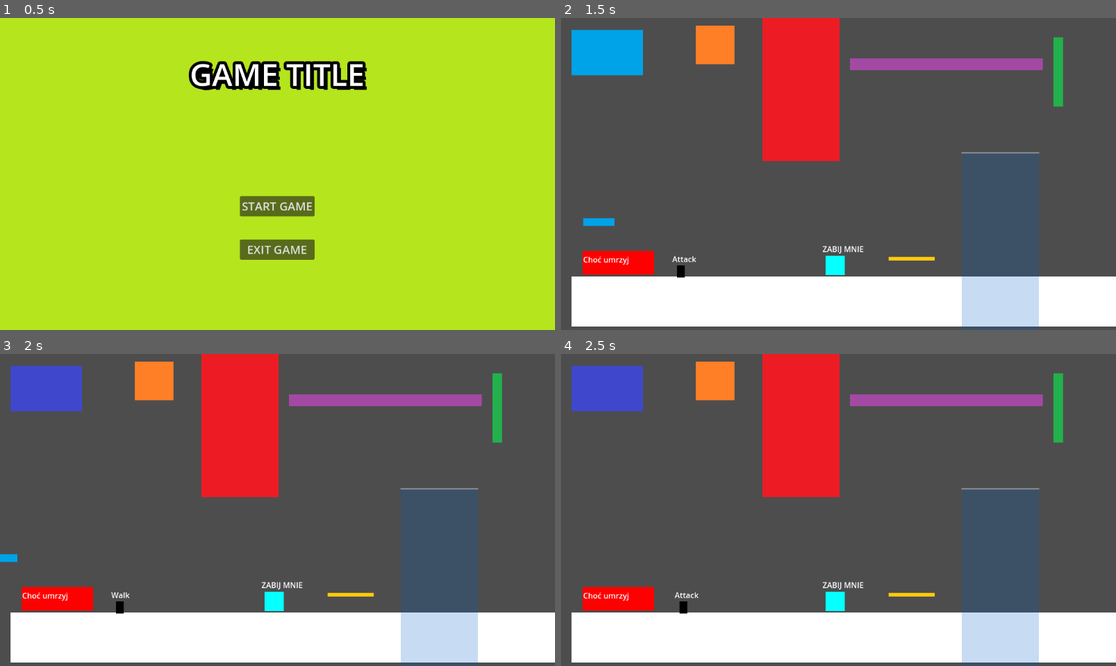
Above: before the commit, frames 1-4 (two rows, left to right).
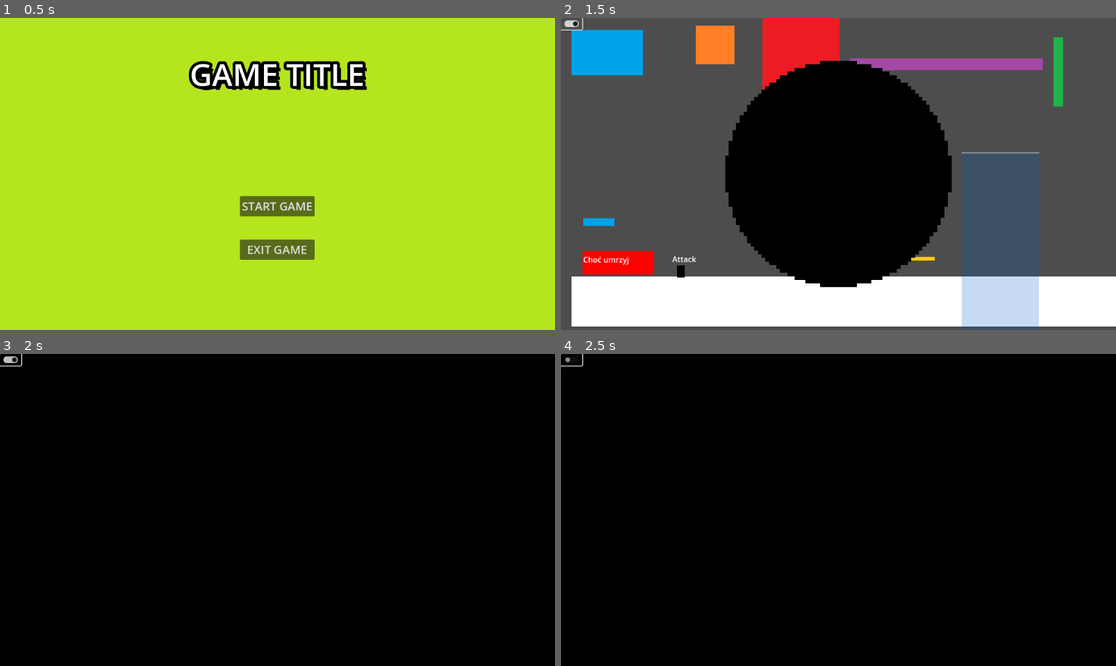
Above: after the commit, the same moments.

Repository: JohnnyArachnid/GameJam2024
Game: Godot game, scene res://nodes/main/main.tscn
Two runs of this game, one before a commit and one after it. Both use one fixed random seed, a clock stepped at 60 frames per second and the inputs below.
Inputs (mouse positions are in pixels of both pictures, inside the frame that each line leads up to):
- Up to frame 1 (0.5 s): no input
- Up to frame 2 (1.5 s): click "START GAME" at 0.5 s; click (572, 24) at 1.27 s
- Up to frame 3 (2 s): no input
- Up to frame 4 (2.5 s): move the mouse to (960, 494) at 2.02 s; press the mouse at (960, 494) at 2.03 s; hold D (move_right) from 2.03 s (still down); tap Space (jump) at 2.27 s

Frame 1 is identical in both runs. In frame 2, 23% of the frame differs, in the area x 0-71%, y 0-87%; in frame 3, 100%; in frame 4, 100%, in the area x 0-100%, y 0-100%.

Commit message:
Working Transitioner

Diff:
--- /dev/null
+++ b/nodes/UI/Transitioner/TransitionButton.gd
@@ -0,0 +1,18 @@
+extends CheckButton
+
+signal transition_finished
+
+@export var transitioner : Transitioner
+
+func _ready():
+	transitioner.animation_finished.connect(on_animation_finished)
+
+func on_animation_finished():
+	transition_finished.emit()
+
+func _on_toggled(toggled_on):
+	print(toggled_on)
+	if(toggled_on):
+		transitioner.set_new_animation_playing(transitioner.end_lvl_anim)
+	else:
+		transitioner.set_new_animation_playing(transitioner.start_lvl_anim)
--- /dev/null
+++ b/nodes/UI/Transitioner/transButton.tscn
@@ -0,0 +1,10 @@
+[gd_scene load_steps=2 format=3 uid="uid://cpcoh4boli6u6"]
+
+[ext_resource type="Script" path="res://nodes/UI/Transitioner/TransitionButton.gd" id="1_e4xye"]
+
+[node name="CheckButton" type="CheckButton"]
+offset_right = 44.0
+offset_bottom = 24.0
+script = ExtResource("1_e4xye")
+
+[connection signal="toggled" from="." to="." method="_on_toggled"]
--- /dev/null
+++ b/nodes/UI/Transitioner/transitioner.gd
@@ -0,0 +1,26 @@
+extends Control
+
+class_name Transitioner
+
+signal animation_finished
+
+@export var end_lvl_anim : String = "fade_out"
+@export var start_lvl_anim : String = "fade_in"
+
+@onready var animation_tex : TextureRect = $TextureRect
+@onready var animation_player : AnimationPlayer = $AnimationPlayer
+
+func _ready():
+	animation_tex.visible = false
+
+func set_new_animation_playing(animation_name):
+	var delta: float = animation_player.current_animation_position
+	var anim_length: float = animation_player.current_animation_length
+	animation_player.play(animation_name)
+	animation_player.advance(anim_length - delta)
+
+func switch_animation(fade_out):
+	set_new_animation_playing(end_lvl_anim) if fade_out else set_new_animation_playing(start_lvl_anim)
+
+func _on_fade_out_animation_finished():
+	animation_finished.emit()
--- /dev/null
+++ b/nodes/UI/Transitioner/transitioner.tscn
@@ -0,0 +1,119 @@
+[gd_scene load_steps=7 format=3 uid="uid://crsfn8cuddk1j"]
+
+[ext_resource type="Script" path="res://nodes/UI/Transitioner/transitioner.gd" id="1_b838c"]
+
+[sub_resource type="Gradient" id="Gradient_ssxs0"]
+interpolation_mode = 1
+offsets = PackedFloat32Array(0, 0.694175)
+colors = PackedColorArray(0, 0, 0, 1, 1, 1, 1, 0)
+
+[sub_resource type="GradientTexture2D" id="GradientTexture2D_fr3jd"]
+gradient = SubResource("Gradient_ssxs0")
+fill = 1
+fill_from = Vector2(0.5, 0.5)
+metadata/_snap_enabled = true
+
+[sub_resource type="Animation" id="Animation_47a7y"]
+resource_name = "fade_in"
+tracks/0/type = "value"
+tracks/0/imported = false
+tracks/0/enabled = true
+tracks/0/path = NodePath("TextureRect:scale")
+tracks/0/interp = 1
+tracks/0/loop_wrap = true
+tracks/0/keys = {
+"times": PackedFloat32Array(0, 1),
+"transitions": PackedFloat32Array(1, 1),
+"update": 0,
+"values": [Vector2(50, 50), Vector2(0.1, 0.1)]
+}
+tracks/1/type = "value"
+tracks/1/imported = false
+tracks/1/enabled = true
+tracks/1/path = NodePath("TextureRect:visible")
+tracks/1/interp = 1
+tracks/1/loop_wrap = true
+tracks/1/keys = {
+"times": PackedFloat32Array(0, 1),
+"transitions": PackedFloat32Array(1, 1),
+"update": 1,
+"values": [true, false]
+}
+
+[sub_resource type="Animation" id="Animation_fi0i3"]
+resource_name = "fade_out"
+tracks/0/type = "value"
+tracks/0/imported = false
+tracks/0/enabled = true
+tracks/0/path = NodePath("TextureRect:scale")
+tracks/0/interp = 1
+tracks/0/loop_wrap = true
+tracks/0/keys = {
+"times": PackedFloat32Array(0, 1),
+"transitions": PackedFloat32Array(1, 1),
+"update": 0,
+"values": [Vector2(0.1, 0.1), Vector2(50, 50)]
+}
+tracks/1/type = "value"
+tracks/1/imported = false
+tracks/1/enabled = true
+tracks/1/path = NodePath("TextureRect:visible")
+tracks/1/interp = 1
+tracks/1/loop_wrap = true
+tracks/1/keys = {
+"times": PackedFloat32Array(0),
+"transitions": PackedFloat32Array(1),
+"update": 1,
+"values": [true]
+}
+tracks/2/type = "method"
+tracks/2/imported = false
+tracks/2/enabled = true
+tracks/2/path = NodePath(".")
+tracks/2/interp = 1
+tracks/2/loop_wrap = true
+tracks/2/keys = {
+"times": PackedFloat32Array(1),
+"transitions": PackedFloat32Array(1),
+"values": [{
+"args": [],
+"method": &"_on_fade_out_animation_finished"
+}]
+}
+
+[sub_resource type="AnimationLibrary" id="AnimationLibrary_j4jbv"]
+_data = {
+"fade_in": SubResource("Animation_47a7y"),
+"fade_out": SubResource("Animation_fi0i3")
+}
+
+[node name="Transitioner" type="Control"]
+layout_mode = 3
+anchors_preset = 15
+anchor_right = 1.0
+anchor_bottom = 1.0
+grow_horizontal = 2
+grow_vertical = 2
+script = ExtResource("1_b838c")
+
+[node name="TextureRect" type="TextureRect" parent="."]
+layout_mode = 1
+anchors_preset = 8
+anchor_left = 0.5
+anchor_top = 0.5
+anchor_right = 0.5
+anchor_bottom = 0.5
+offset_left = -32.0
+offset_top = -32.0
+offset_right = 32.0
+offset_bottom = 32.0
+grow_horizontal = 2
+grow_vertical = 2
+scale = Vector2(50, 50)
+pivot_offset = Vector2(32, 32)
+texture = SubResource("GradientTexture2D_fr3jd")
+
+[node name="AnimationPlayer" type="AnimationPlayer" parent="."]
+libraries = {
+"": SubResource("AnimationLibrary_j4jbv")
+}
--- a/nodes/game/game.tscn
+++ b/nodes/game/game.tscn
@@ -11,9 +11,19 @@
 [ext_resource type="PackedScene" uid="uid://bvv5isyge0rnd" path="res://nodes/elements/bulding_elements/moving_platform_lever.tscn" id="9_mx861"]
 [ext_resource type="PackedScene" uid="uid://dpjfdk0evcadr" path="res://nodes/elements/bulding_elements/one_way_platform.tscn" id="10_7tncs"]
 [ext_resource type="PackedScene" uid="uid://dxy2mm6bevgso" path="res://nodes/elements/water/Water_Body.tscn" id="11_k4hoq"]
+[ext_resource type="PackedScene" uid="uid://cpcoh4boli6u6" path="res://nodes/UI/Transitioner/transButton.tscn" id="12_u58jv"]
+[ext_resource type="PackedScene" uid="uid://crsfn8cuddk1j" path="res://nodes/UI/Transitioner/transitioner.tscn" id="13_5of7b"]
 
 [node name="Game" type="Node2D"]
+process_mode = 1
 script = ExtResource("1_fiell")
+
+[node name="CanvasLayer" type="CanvasLayer" parent="."]
+
+[node name="Transitioner" parent="CanvasLayer" instance=ExtResource("13_5of7b")]
+
+[node name="CheckButton" parent="CanvasLayer" node_paths=PackedStringArray("transitioner") instance=ExtResource("12_u58jv")]
+transitioner = NodePath("../Transitioner")
 
 [node name="Lvl" parent="." instance=ExtResource("2_72e12")]
 position = Vector2(17, 117)
--- a/nodes/main/main.gd
+++ b/nodes/main/main.gd
@@ -1 +1,11 @@
 extends Node2D
+
+
+# Called when the node enters the scene tree for the first time.
+func _ready():
+	pass # Replace with function body.
+
+
+# Called every frame. 'delta' is the elapsed time since the previous frame.
+func _process(delta):
+	pass
--- a/nodes/main/main.tscn
+++ b/nodes/main/main.tscn
@@ -1,14 +1,11 @@
-[gd_scene load_steps=4 format=3 uid="uid://vsit3mkpvysh"]
+[gd_scene load_steps=3 format=3 uid="uid://pqawc5eihipb"]
 
 [ext_resource type="Script" path="res://nodes/main/main.gd" id="1_w0ujb"]
 [ext_resource type="PackedScene" uid="uid://bl772mbfmja8" path="res://nodes/menu/MainMenu.tscn" id="2_ph0nn"]
-[ext_resource type="PackedScene" uid="uid://v4xpc5ba5wck" path="res://nodes/game/game.tscn" id="3_qe3hx"]
 
 [node name="main" type="Node2D"]
 script = ExtResource("1_w0ujb")
 
-[node name="Game" parent="." instance=ExtResource("3_qe3hx")]
-
 [node name="MainMenu" parent="." instance=ExtResource("2_ph0nn")]
 offset_right = 1152.0
 offset_bottom = 648.0
--- a/project.godot
+++ b/project.godot
@@ -41,11 +41,6 @@
 "events": [Object(InputEventMouseButton,"resource_local_to_scene":false,"resource_name":"","device":-1,"window_id":0,"a …(258 unchanged characters)…
 ]
 }
-move_down={
-"deadzone": 0.5,
-"events": [Object(InputEventKey,"resource_local_to_scene":false,"resource_name":"","device":-1,"window_id":0,"alt_pressed":false,"shift_pressed":false,"ctrl_pressed":false,"meta_pressed":false,"pressed":false,"keycode":0,"physical_keycode":83,"key_label":0,"unicode":115,"echo":false,"script":null)
-]
-}
 
 [rendering]
 
Not shown: 1 places in nodes/game/game.tscn that only renumber resources
